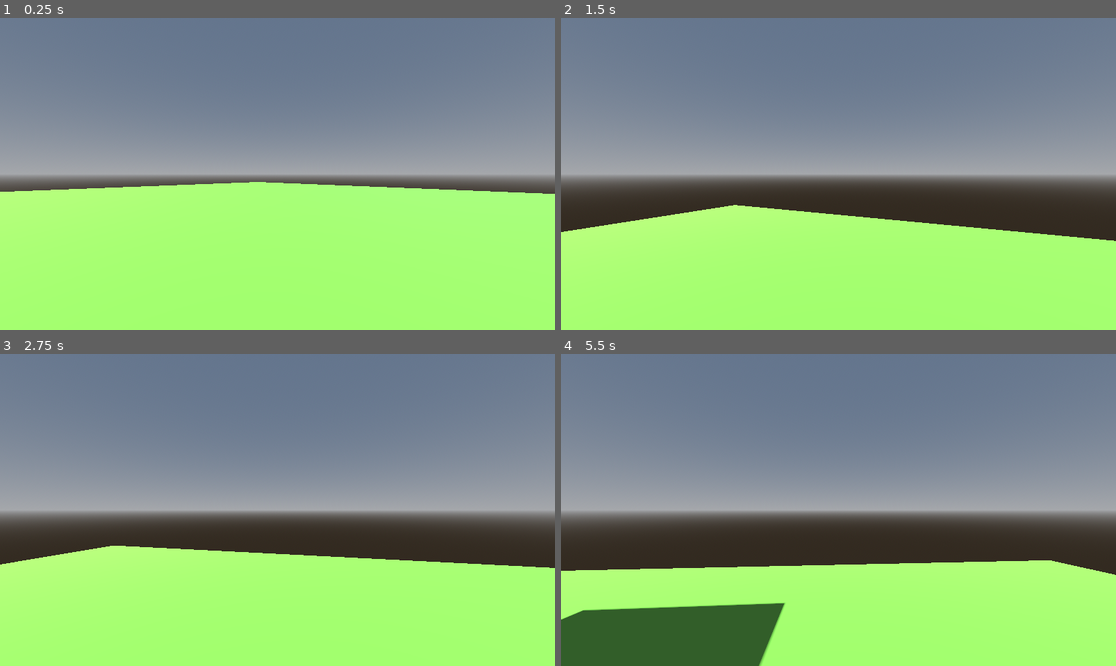
Above: before the commit, frames 1-4 (two rows, left to right).
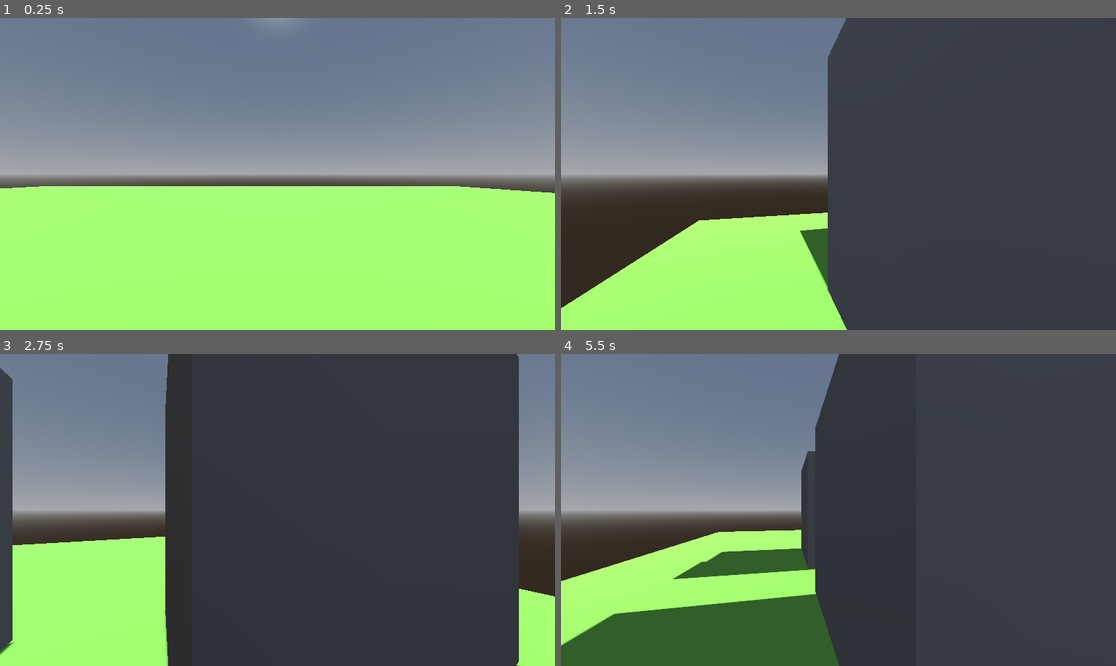
Above: after the commit, the same moments.

Repository: Xynthia/ShellShock
Game: Godot game, scene res://Scenes/testing_player_movement.tscn
The game is run twice, just before and just after one commit, with the same random seed, the same clock (stepped at 60 frames per second) and the same inputs.
Inputs (mouse positions are in pixels of both pictures, inside the frame that each line leads up to):
- Up to frame 1 (0.25 s): no input
- Up to frame 2 (1.5 s): move the mouse to (866, 174) at 0.52 s; hold D (TurnRight) 0.53-1.28 s; tap W (MoveFoward) at 0.6, 1.35 s; move the mouse to (810, 174) at 1.27 s; hold A (TurnLeft) from 1.28 s (still down)
- Up to frame 3 (2.75 s): move the mouse to (288, 503) at 2.02 s; release A (TurnLeft) at 2.03 s; hold D (TurnRight) from 2.03 s (still down); hold Alt (alt) from 2.03 s (still down); tap W (MoveFoward) at 2.3 s
- Up to frame 4 (5.5 s): move the mouse to (810, 572) at 2.77 s; release Alt (alt) at 2.78 s; tap W (MoveFoward) at 2.85, 3.6, 4.55, 5.1 s; move the mouse to (1005, 556) at 3.52 s; release D (TurnRight) at 3.53 s; hold A (TurnLeft) from 3.53 s (still down); move the mouse to (672, 463) at 4.27 s; tap Alt (alt) at 4.35 s; move the mouse to (866, 510) at 5.02 s

The runs differ from the first frame. In frame 1, 0.8% of the frame differs, in the area x 0-100%, y 0-57%; in frame 2, 54%; in frame 3, 64%, in the area x 0-100%, y 0-100%; in frame 4, 57%.

Commit message:
finished
player movement with tweening, pos and rotation. if looking at next point then no need to turn else turn to next turn point.

Diff:
--- a/Scenes/testing_player_movement.tscn
+++ b/Scenes/testing_player_movement.tscn
@@ -15,7 +15,7 @@
 [sub_resource type="StandardMaterial3D" id="StandardMaterial3D_b6jca"]
 albedo_color = Color(0.49411765, 0.78431374, 0.28627452, 1)
 
-[node name="TestingPlayerMovement" type="Node3D"]
+[node name="TestingPlayerMovement" type="Node3D" groups=["Scene"]]
 
 [node name="Environment" type="Node3D" parent="."]
 
--- a/Scripts/Player/player.gd
+++ b/Scripts/Player/player.gd
@@ -30,16 +30,17 @@
 
 var do_this_once : bool = true
 
+var move_tween : Tween
+var turn_tween : Tween
+
+var turn_once : bool = true
+
 func _init() -> void:
 	id = 1
 
-func _ready() -> void:
-	Input.set_mouse_mode(Input.MOUSE_MODE_CAPTURED)
-
-
 
 func _physics_process(delta: float) -> void:
-	if do_this_once == true:
+	if position != current_walk_point.position && do_this_once:
 		set_new_position(current_walk_point)
 		do_this_once = false
 
@@ -57,6 +58,8 @@
 
 	if Input.is_action_pressed("alt"):
 		Input.set_mouse_mode(Input.MOUSE_MODE_VISIBLE)
+	else:
+		Input.set_mouse_mode(Input.MOUSE_MODE_CAPTURED)
 
 	# Add the gravity.
 	if not is_on_floor():
@@ -89,13 +92,12 @@
 			screen_relative *= mouse_sensitivity
 			screen_relative *= degrees_per_unit
 
+
 func set_new_position(new_position: VisibleOnScreenNotifier3D) -> void:
 	#if skipping a position check walkinpoints array
 	last_walk_point = current_walk_point
 	current_walk_point = new_position
-	var status = move_to(new_position.position)
-	if status == true:
-		turn_to_walk_point_once_moved()
+	move_to(new_position.position)
 
 
 func get_looking_at_walk_point() -> VisibleOnScreenNotifier3D:
@@ -109,7 +111,6 @@
 
 func turn_to_walk_point(direction: int) -> void:
 	var walk_points_next_to_current_walk_point : Array = GameManager.walking_points.check_points_next_to_current_point(current_walk_point)
-
 
 	if walk_points_next_to_current_walk_point.size() == 3:
 		var current_look_dir : look_dir_3
@@ -158,27 +159,30 @@
 	var points_next_to_current_point : Array = GameManager.walking_points.check_points_next_to_current_point(current_walk_point)
 
 	for walk_point : VisibleOnScreenNotifier3D in points_next_to_current_point:
-		if walk_point != last_walk_point:
+		if walk_point != last_walk_point && turn_once && !looking_at_walk_point:
 			look_to(walk_point)
 
+func move_to(new_position : Vector3) -> void:
 
-func move_to(new_position : Vector3) -> bool:
+	move_tween = create_tween().set_trans(Tween.TRANS_LINEAR).set_ease(Tween.EASE_IN)
 	new_position.y = self.position.y
-	var tween = create_tween().set_trans(Tween.TRANS_LINEAR).set_ease(Tween.EASE_IN)
 
-	tween.tween_property(self, "position",  new_position, time_to_move)
+	move_tween.tween_property(self, "position",  new_position, time_to_move)
 
-	return tween.is_running()
+	move_tween.finished.connect(on_move_tween_finished)
 
-#doesnt fully move over to the position of the visible on screen notifier.
+func on_move_tween_finished() -> void:
+	turn_to_walk_point_once_moved()
+
 func look_to(new_walk_point : VisibleOnScreenNotifier3D) -> void:
+	turn_once = false
+	turn_tween = create_tween().set_trans(Tween.TRANS_LINEAR).set_ease(Tween.EASE_IN)
+
 	var look_at_pos : Node3D = Node3D.new()
 	look_at_pos.look_at_from_position(global_position ,new_walk_point.global_position, up_direction, true)
 
 	var vec1 = self.rotation
 	var vec2 = look_at_pos.rotation
-
-	var angle = vec1.signed_angle_to(vec2, Vector3.MODEL_FRONT)
 
 	var difference_in_degrees = angle_difference(vec1.y, vec2.y)
 	var new_rotation_degrees :Vector3
@@ -186,6 +190,9 @@
 
 	new_rotation_degrees.y = degrees + rad_to_deg(vec1.y)
 
-	var tween = create_tween().set_trans(Tween.TRANS_LINEAR).set_ease(Tween.EASE_IN)
+	turn_tween.tween_property(self, "rotation_degrees", new_rotation_degrees , time_to_move)
 
-	tween.tween_property(self, "rotation_degrees", new_rotation_degrees , time_to_move)
+	turn_tween.finished.connect(on_turn_tween_finished)
+
+func on_turn_tween_finished() ->void:
+	turn_once = true
--- a/Scripts/game_manager.gd
+++ b/Scripts/game_manager.gd
@@ -17,4 +17,4 @@
 func start_game() -> void:
 	var new_player = PLAYER_CLASS.instantiate()
 	player = new_player
-	add_child(player)
+	get_tree().get_first_node_in_group("Scene").add_child(player)
--- a/project.godot
+++ b/project.godot
@@ -18,6 +18,10 @@
 [autoload]
 
 GameManager="*res://Scripts/game_manager.gd"
+
+[global_group]
+
+Scene="The scene that will be playing"
 
 [input]
 
